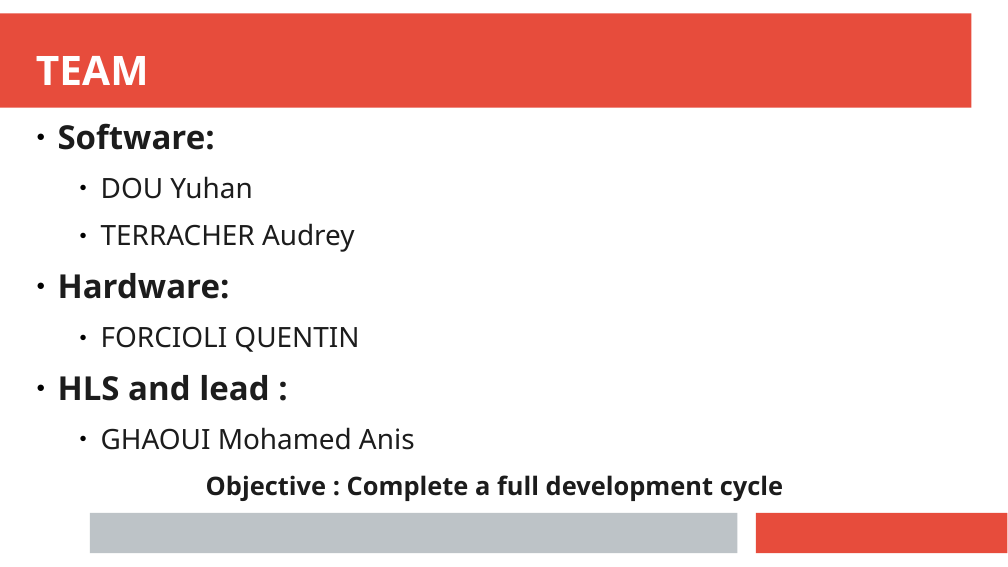
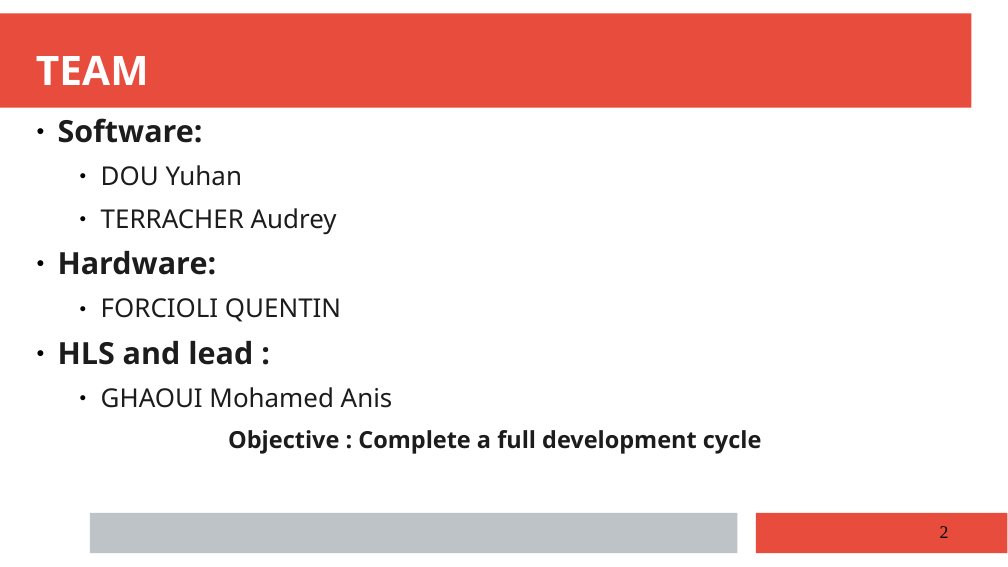
Before and after one commit to anisghaoui/A2, a slide deck: slide 2 of presentation_finale/prensent_A2_group_1.pptx. Drawn at 1008x567 pixels with LibreOffice and Linux fonts; fonts in the diff are those of the drawing. Boxes give left, top, right and bottom in pixels: in the first picture for what was removed or moved away, otherwise in the second. Text is boxed around its words. In the diff, an @@ line names an element or a change of style, - is before the commit and + after.

```diff
--- a/presentation_finale/prensent_A2_group_1.pptx
+++ b/presentation_finale/prensent_A2_group_1.pptx
@@ text "Software:" at box(58, 118, 762, 454): size 26 to 24.1 pt in "Software:", "Hardware:", "HLS and lead :"; size 22 to 20.4 pt in "DOU Yuhan", "TERRACHER Audrey", "FORCIOLI QUENTIN", "GHAOUI Mohamed Anis"; size 20 to 18.5 pt in "Objective : Complete a full development cycle"; line spacing 1 to 0.9 @@
@@ page number added at box(940, 526, 949, 538), 14 pt, text #000000 @@
+2
```
Also in this commit, not shown: 21 other slides changed, 5 other files.
